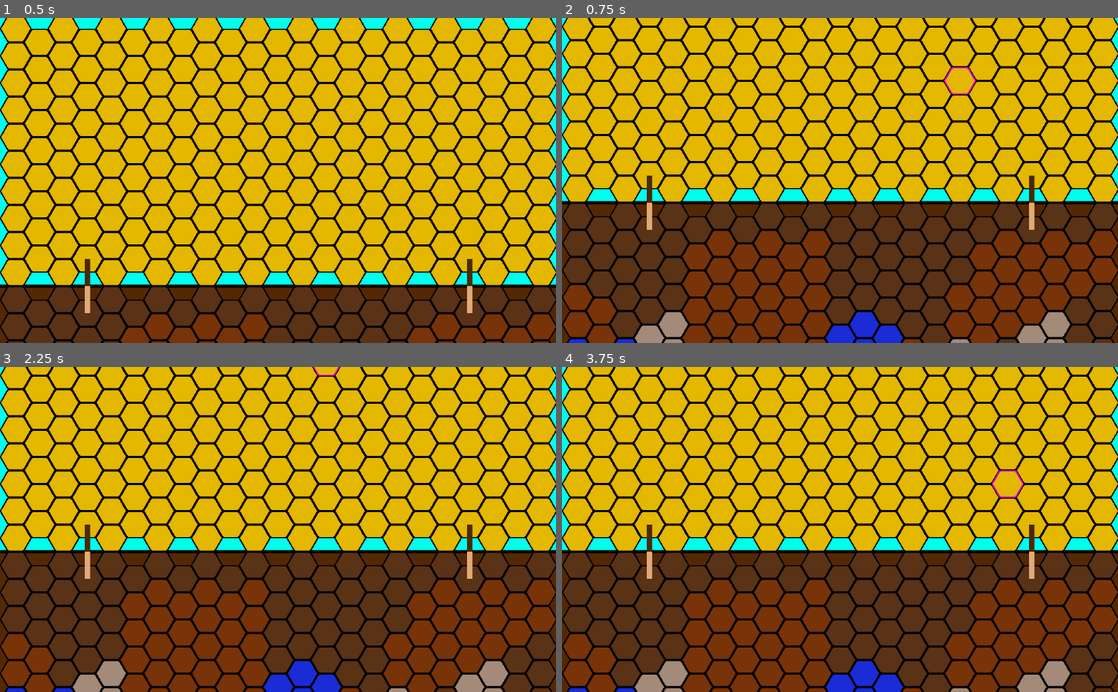
Above: before the commit, frames 1-4 (two rows, left to right).
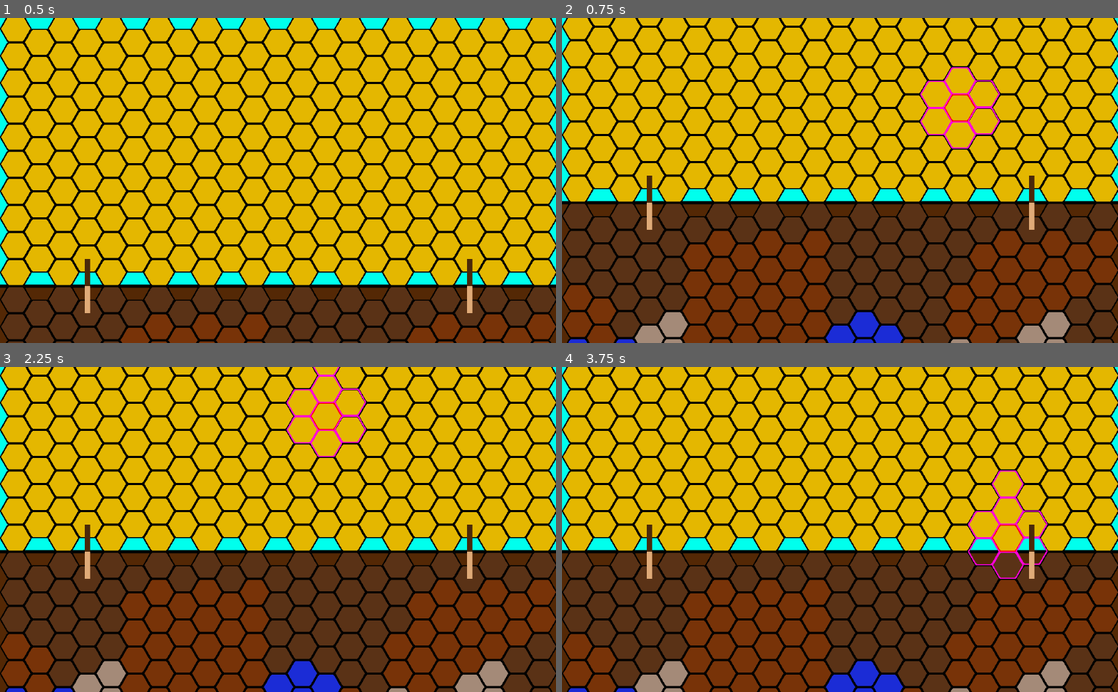
Above: after the commit, the same moments.

Repository: SmaugOfErebor/XylemAndPhloem
Game: Godot game, scene res://scenes/background.tscn
Same seed, same stepped clock (60 frames per second), same inputs: the game is played once before the commit and once after it.
Inputs (mouse positions are in pixels of both pictures, inside the frame that each line leads up to):
- Up to frame 1 (0.5 s): no input
- Up to frame 2 (0.75 s): tap Enter at 0.5 s; move the mouse to (962, 164) at 0.52 s; tap S (move_cam_down) at 0.6 s; click (962, 164) at 0.67 s
- Up to frame 3 (2.25 s): tap Space at 1.25 s; move the mouse to (166, 545) at 1.27 s; tap W (move_cam_up) at 1.35 s; click (166, 545) at 1.42 s; tap Enter at 2 s; move the mouse to (333, 458) at 2.02 s; tap S (move_cam_down) at 2.1 s; click (333, 458) at 2.17 s
- Up to frame 4 (3.75 s): tap Space at 2.75 s; move the mouse to (812, 594) at 2.77 s; tap W (move_cam_up) at 2.85 s; click (812, 594) at 2.92 s; tap Enter at 3.5 s; move the mouse to (1006, 578) at 3.52 s; tap S (move_cam_down) at 3.6 s; click (1006, 578) at 3.67 s

Frame 1 is identical in both runs. In frame 2, 0.5% of the frame differs, in the area x 64-79%, y 19-41%; in frame 3, 0.5%, in the area x 51-66%, y 2-28%; in frame 4, 0.5%.

Commit message:
Basic node connections

Diff:
--- a/scenes/background.tscn
+++ b/scenes/background.tscn
@@ -61,6 +61,41 @@
 
 [node name="tile_highlight" type="Sprite" parent="root_2d/tiles"]
 visible = false
-position = Vector2( 11, -489 )
 texture = ExtResource( 5 )
 centered = false
+
+[node name="tile_select_highlight" type="Sprite" parent="root_2d/tiles"]
+visible = false
+self_modulate = Color( 1, 0.0196078, 0.0196078, 1 )
+texture = ExtResource( 5 )
+centered = false
+
+[node name="selectable" type="Sprite" parent="root_2d/tiles/tile_select_highlight"]
+position = Vector2( 0, -50 )
+texture = ExtResource( 5 )
+centered = false
+
+[node name="selectable2" type="Sprite" parent="root_2d/tiles/tile_select_highlight"]
+position = Vector2( 44, -26 )
+texture = ExtResource( 5 )
+centered = false
+
+[node name="selectable3" type="Sprite" parent="root_2d/tiles/tile_select_highlight"]
+position = Vector2( 44, 24 )
+texture = ExtResource( 5 )
+centered = false
+
+[node name="selectable4" type="Sprite" parent="root_2d/tiles/tile_select_highlight"]
+position = Vector2( 0, 50 )
+texture = ExtResource( 5 )
+centered = false
+
+[node name="selectable5" type="Sprite" parent="root_2d/tiles/tile_select_highlight"]
+position = Vector2( -44, 25 )
+texture = ExtResource( 5 )
+centered = false
+
+[node name="selectable6" type="Sprite" parent="root_2d/tiles/tile_select_highlight"]
+position = Vector2( -44, -25 )
+texture = ExtResource( 5 )
+centered = false
--- a/scenes/tiles.gd
+++ b/scenes/tiles.gd
@@ -13,10 +13,13 @@
 	TRANSPARENT
 }
 
+var selectedFromTile: Tile = null
+
 # Signal for when the user presses a tile
 signal tile_pressed(tile)
 
 onready var tileHighlight: Sprite = $tile_highlight
+onready var tileSelectHighlight: Sprite = $tile_select_highlight
 
 var tileData := {}
 
@@ -31,6 +34,53 @@
 	computerGameTree = GameTree.new(Vector2(19, -1))
 	add_child(playerGameTree)
 	add_child(computerGameTree)
+	# Listen for tile presses
+	connect("tile_pressed", self, "tilePressed")
+
+# When the user clicks a tile
+func tilePressed(tile: Tile):
+	# Check which
+	if selectedFromTile == null:
+		# Select a from tile
+		selectedFromTile = tile
+		tileSelectHighlight.position = getPixelPosition(selectedFromTile)
+		tileSelectHighlight.visible = true
+	else:
+		# This is the user's "to" tile selection
+		# First, make sure it's on the same level
+		if (selectedFromTile.position.y < 0 and tile.position.y < 0) or (selectedFromTile.position.y >= 0 and tile.position.y >= 0):
+			# Get all tile neighbors
+			var neighborTiles = getNeighborTiles(tile)
+			# If a connection can be made from a neighbor, make it
+			for neighbor in neighborTiles:
+				if neighbor == selectedFromTile:
+					# Can make a valid connection
+					var tileCon := TileConnection.new(selectedFromTile, tile, 0 if selectedFromTile.position.y < 0 else 1)
+					playerGameTree.addTileConnection(tileCon)
+					# Clear selection
+					selectedFromTile = null
+					tileSelectHighlight.visible = false
+					return
+		# No valid connection can be made; cancel selection
+		selectedFromTile = null
+		tileSelectHighlight.visible = false
+
+# Gets all neighbor tiles
+func getNeighborTiles(tile: Tile) -> Array:
+	var ret := []
+	var a: Tile = getTile(tile.position + Vector2(-1, 0))
+	if a: ret.append(a)
+	a = getTile(tile.position + Vector2(1, 0))
+	if a: ret.append(a)
+	a = getTile(tile.position + Vector2(0, -1))
+	if a: ret.append(a)
+	a = getTile(tile.position + Vector2(0, 1))
+	if a: ret.append(a)
+	a = getTile(tile.position + Vector2(-1, -1 if (tile.position.x as int) % 2 == 0 else 1))
+	if a: ret.append(a)
+	a = getTile(tile.position + Vector2(1, -1 if (tile.position.x as int) % 2 == 0 else 1))
+	if a: ret.append(a)
+	return ret
 
 # Add a tile to the map and data class
 func addTile(tileId: int, position: Vector2):
@@ -70,7 +120,6 @@
 		# If it exists, trigger a tile pressed event
 		if tile:
 			emit_signal("tile_pressed", tile)
-			print("TILE PRESSED")
 
 func getPixelPosition(tile: Tile) -> Vector2:
 	var pixelPosition: Vector2
--- a/scenes/tree.gd
+++ b/scenes/tree.gd
@@ -3,8 +3,8 @@
 
 var tileMapPosition: Vector2
 
-var trunk: TileConnection
-var root: TileConnection
+var trunkConnections := []
+var rootConnections := []
 
 func _init(tileMapPosition: Vector2):
 	self.tileMapPosition = tileMapPosition
@@ -14,11 +14,16 @@
 	var trunkPosition: Vector2
 	trunkPosition.x = tileMapPosition.x
 	trunkPosition.y = tileMapPosition.y - 1
-	trunk = TileConnection.new(tileMap.getTile(tileMapPosition), tileMap.getTile(trunkPosition), 0)
-	add_child(trunk)
+	addTileConnection(TileConnection.new(tileMap.getTile(tileMapPosition), tileMap.getTile(trunkPosition), 0))
 
 	var rootPosition: Vector2
 	rootPosition.x = tileMapPosition.x
 	rootPosition.y = tileMapPosition.y + 1
-	root = TileConnection.new(tileMap.getTile(tileMapPosition), tileMap.getTile(rootPosition), 1)
-	add_child(root)
+	addTileConnection(TileConnection.new(tileMap.getTile(tileMapPosition), tileMap.getTile(rootPosition), 1))
+
+func addTileConnection(tileCon: TileConnection):
+	if tileCon.lineType == 0:
+		trunkConnections.append(tileCon)
+	else:
+		rootConnections.append(tileCon)
+	add_child(tileCon)
